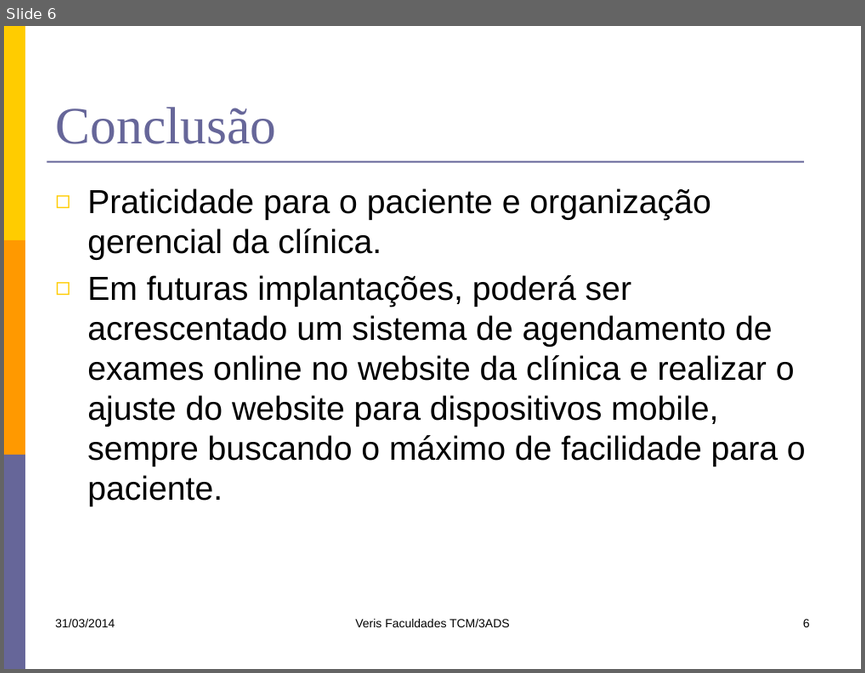
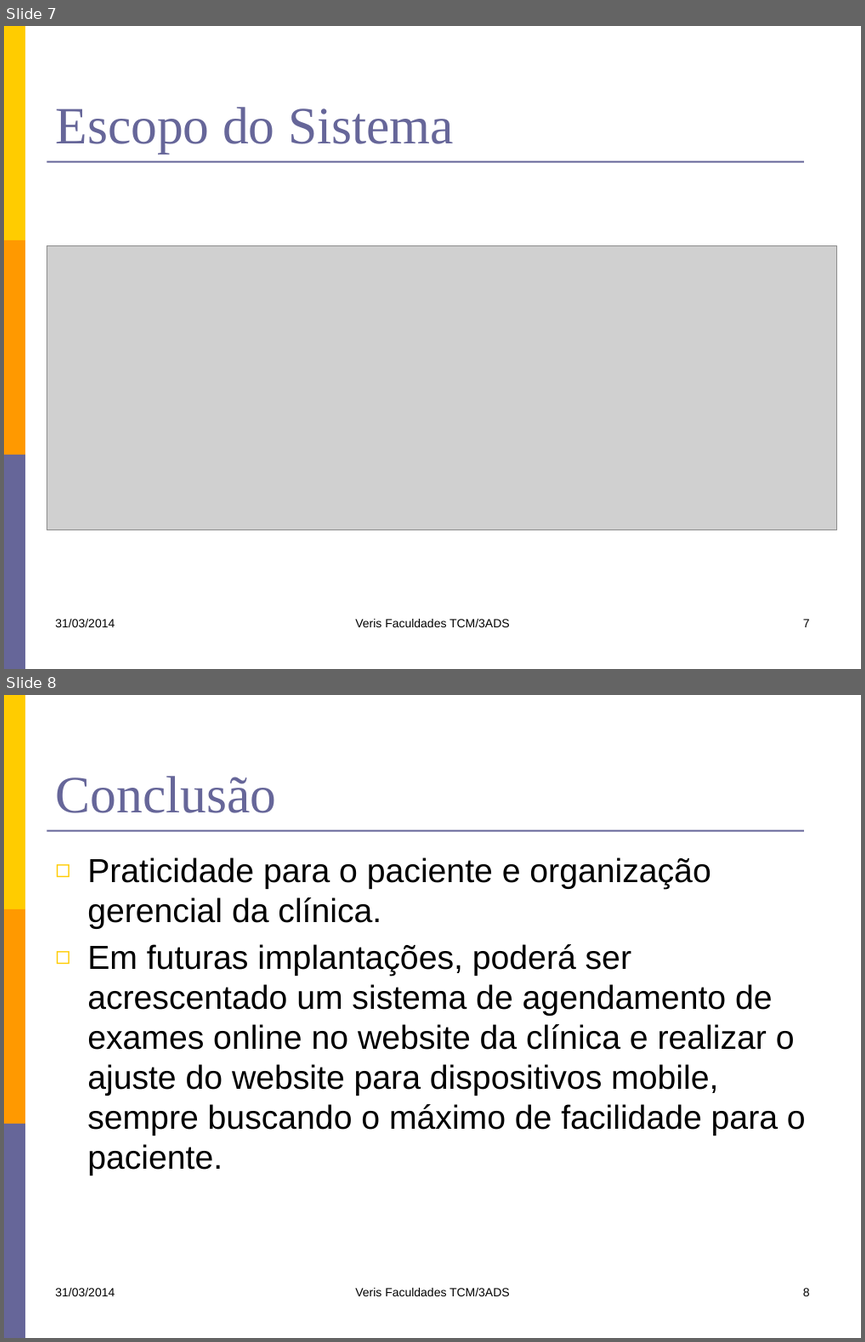
Before and after one commit to kokmz/TCCHUE, a slide deck: documentacao/G4_Apresentacao1sem2014.pptx. Shown one above the other, each under a label of ours: slide 6 before the commit, slides 7 and 8 after it. The pictures are 865x673 and 865x1342 pixels, drawn with LibreOffice and Linux fonts; fonts in the diff are those of the drawing; grey boxes stand for pictures. Boxes give left, top, right and bottom in pixels: in the first picture for what was removed or moved away, otherwise in the second. Text is boxed around its words. In the diff, an @@ line names an element or a change of style, - is before the commit and + after.

Commit message:
Atualização dos slides de diagrama de caso de uso e escopo.

```diff
--- a/documentacao/G4_Apresentacao1sem2014.pptx
+++ b/documentacao/G4_Apresentacao1sem2014.pptx
@@ slide 7 added at box(4, 26, 861, 669), background #FFFFFF; not listed: 4 template elements that a slide beside it also shows @@
@@ title added at box(55, 107, 454, 154), 44 pt, text #666699 @@
+Escopo do Sistema
@@ picture added at box(46, 246, 837, 530) @@
@@ text added at box(55, 618, 114, 627), 10 pt, text #000000 @@
+31/03/2014
@@ text added at box(355, 618, 510, 627), 10 pt, text #000000 @@
+Veris Faculdades TCM/3ADS
@@ page number added at box(803, 618, 810, 627), 10 pt, text #000000 @@
+7
@@ what was slide 6 is now slide 8 @@
```
Also in this commit, not shown: 2 slides changed, 1 other slide added.
